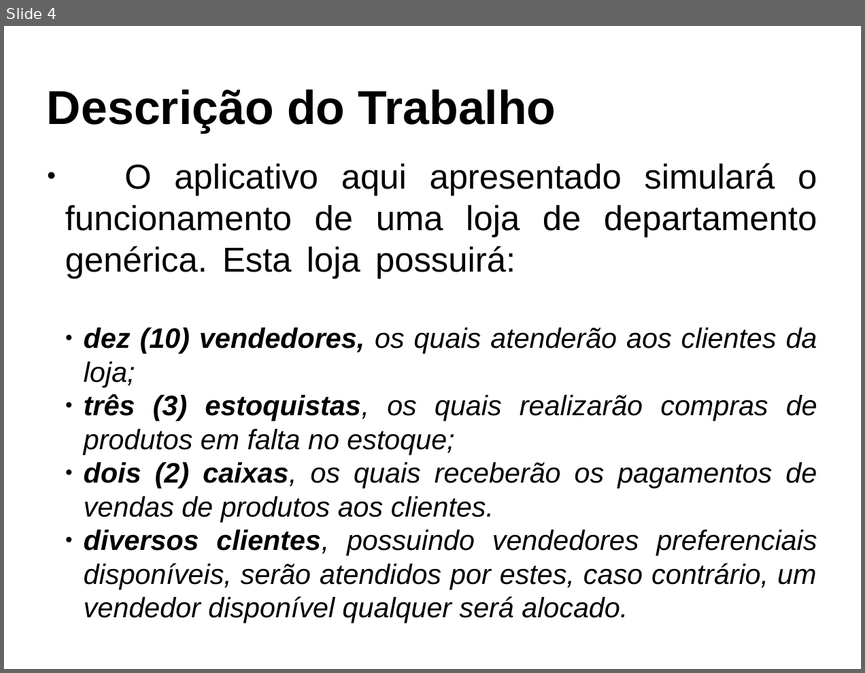
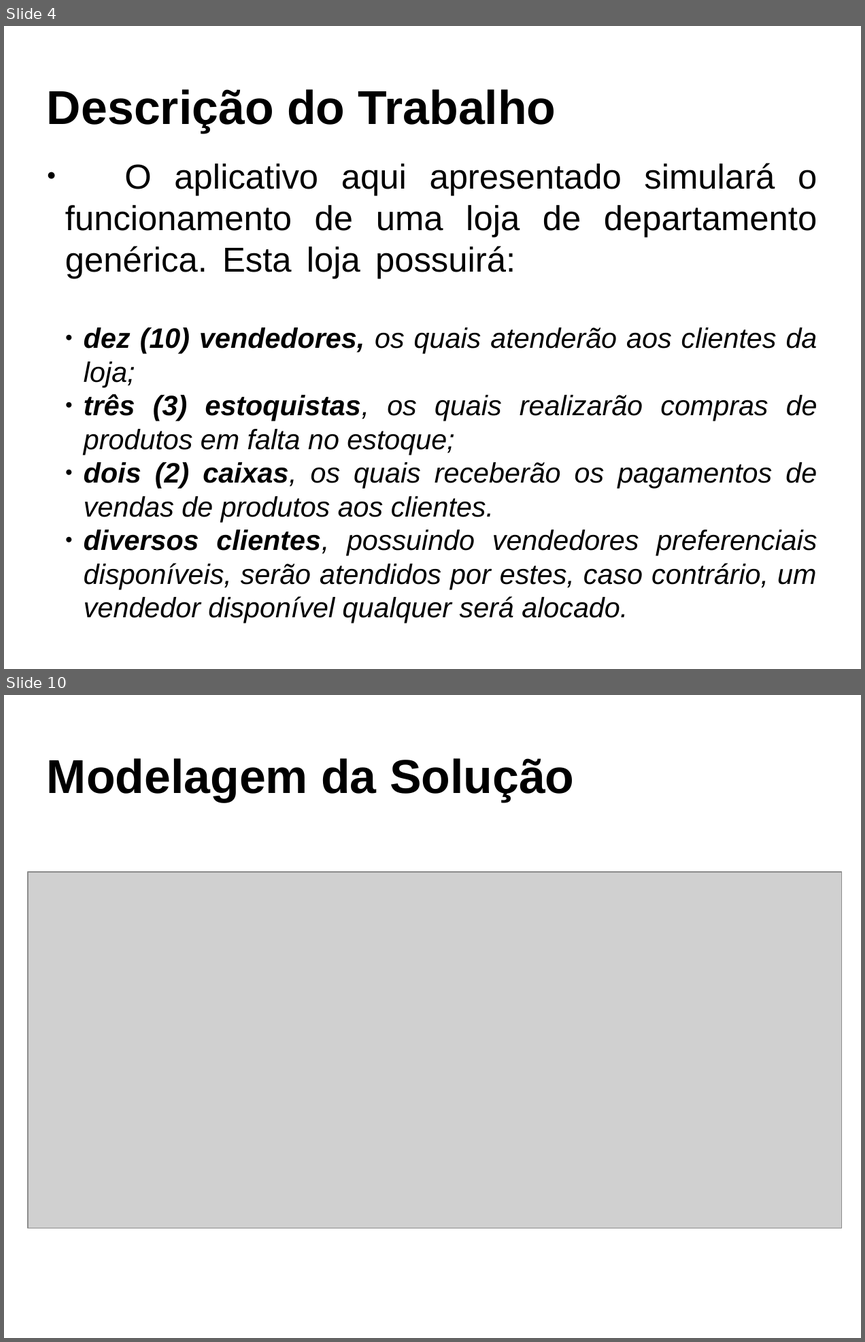
Before and after one commit to brunobuss/lojasim, a slide deck: docs/Apresentação_SO.odp. Shown one above the other, each under a label of ours: slide 4 before the commit, slides 4 and 10 after it; the slides between them are not shown. The pictures are 865x673 and 865x1342 pixels, drawn with LibreOffice and Linux fonts; fonts in the diff are those of the drawing; grey boxes stand for pictures. Boxes give left, top, right and bottom in pixels: in the first picture for what was removed or moved away, otherwise in the second. Text is boxed around its words. In the diff, an @@ line names an element or a change of style, - is before the commit and + after.

```diff
--- a/docs/Apresentação_SO.odp
+++ b/docs/Apresentação_SO.odp
@@ slide 10 added at (4, 695, 861, 1338), background #FFFFFF @@
@@ title added at (47, 758, 574, 802), 44 pt, text #000000, bold @@
+Modelagem da Solução
@@ picture added at (28, 872, 842, 1228) @@
```
Also in this commit, not shown: 6 slides changed, 3 other slides added, 2 slides removed, 2 other files.
